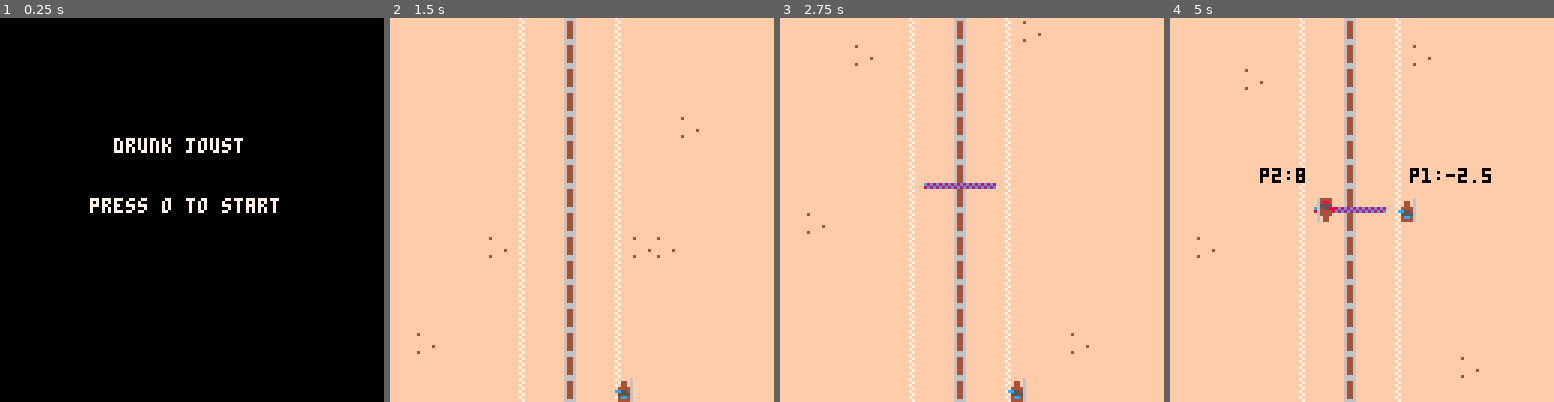
Above: before the commit, frames 1-4 (left to right).
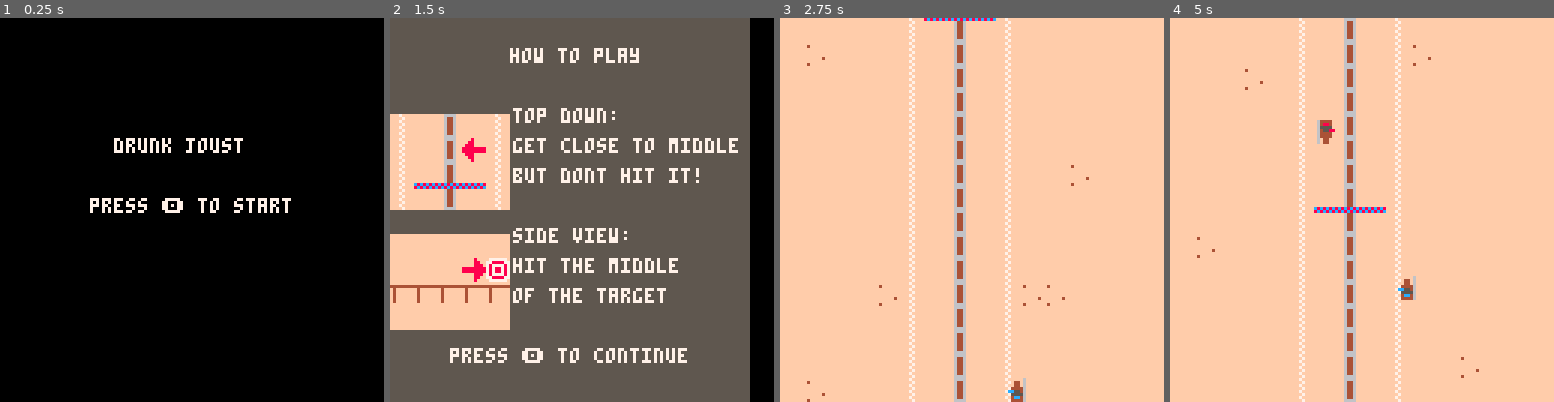
Above: after the commit, the same moments.

Repository: alstonStone/pico8_joust
Game: PICO-8 cartridge joust.p8
Two runs of this game, one before a commit and one after it. Both use one fixed random seed, a clock stepped at 60 frames per second and the inputs below.
Inputs:
- Up to frame 1 (0.25 s): no input
- Up to frame 2 (1.5 s): tap X (X key) at 0.33, 1.07 s; tap O (Z key) at 0.7 s
- Up to frame 3 (2.75 s): tap O (Z key) at 1.7, 2.1, 2.5 s; tap X (X key) at 1.85 s
- Up to frame 4 (5 s): tap O (Z key) every 0.4 s from 2.9 to 4.9 s; tap X (X key) at 2.97, 4.08 s

The runs differ from the first frame. In frame 1, 0.6% of the frame differs, in the area x 42-76%, y 46-51%; in frame 2, 87%, in the area x 0-100%, y 0-100%; in frame 3, 0.6%; in frame 4, 1.3%.

Commit message:
Added rules screen
added a screen to show the player the rules. I changed the time and display of the score on TD to make it more intuitive.

Diff:
--- a/joust.p8
+++ b/joust.p8
@@ -20,6 +20,8 @@
 		update_ts()
 	elseif state=="wait" then
 		update_wt()
+	elseif state=="rules" then
+		update_rules()
 	end
 end
 
@@ -33,6 +35,8 @@
 		draw_sb()
 	elseif state=="title" then
 		draw_ts()
+	elseif state=="rules" then
+		draw_rules()
 	end
 end
 
@@ -53,7 +57,7 @@
 	init_player_1_td()
 	p2_exists=false
 	camera_y=16
-	wait=1.5*60
+	wait=.5*60
 	scored=false
 end
 
@@ -98,8 +102,8 @@
 		draw_player_2_td()
 	end
 	if scored==true then
-		print("p2:"..p2_total_score,30,50,0)
-		print("p1:"..p1_total_score,80,50,0)
+		print(p2_total_score,30,50,0)
+		print(p1_total_score,80,50,0)
 	end
 end
 
@@ -109,8 +113,9 @@
 		add_scores_to_total(p1_td_score,p2_td_score)
 end
 
-function camers_follow()
-
+function draw_rules()
+	map(1,camera_y)
+	print("get close to the middle with out hitting the rail",20,63,0)
 end
 -->8
 --player 1 top down--
@@ -265,7 +270,6 @@
 function draw_p1_sv()
 	spr(frame,p1x,p1y,2,2)
 	d_lance()
-	print(lv)
 end
 
 
@@ -351,7 +355,6 @@
 
 function draw_sb()
 	cls()
-	map(19,19)
 	print(text_out_1,30,40,7)
 	print(winner.." wins!",50,60,7)
 	print("press o to restart",30,80,7)
@@ -366,17 +369,44 @@
 
 function update_ts()
 	if btnp(🅾️) then
+		state="rules"
+	end
+end
+
+
+function draw_ts()
+	cls()
+	print("drunk joust",38,40,7)
+	print("press 🅾️ to start",30,60,7)
+end
+-->8
+--rules--
+
+function update_rules()
+	if btnp(🅾️) then
 		state="top down"
 		init_td()
 	end
 end
 
-
-function draw_ts()
+function draw_rules()
 	cls()
-	map(19,19)
-	print("drunk joust",38,40,7)
-	print("press o to start",30,60,7)
+	map(18,18)
+	print_rules()
+end
+
+function print_rules()
+	print("how to play",40,10,7)
+
+	print("top down:",41,30,7)
+	print("get close to middle",41,40,7)
+	print("but dont hit it!",41,50,7)
+
+	print("side view:",41,70,7)
+	print("hit the middle",41,80,7)
+	print("of the target",41,90,7)
+
+	print("press 🅾️ to continue",20,110,7)
 end
 __gfx__
 0000000000000c660000000000000c660000000000000c66000000000066660000666600000000600000000000000000000000000000000d0000000000000000
@@ -395,14 +425,14 @@
 00000000004000000000400004000000000000400004000000004000555555550644440000000000000000000000000000000000000000000000000000000000
 00000000004000000000400004000000000000440000440000040000555555550604400000000000000000000000000000000000000000000000000000000000
 00000000004000000000400000400000000000000000000000400000000000000604400000000000000000000000000000000000000000000000000000000000
-ccccccccbbbbbbbbf777777fffffffff000000000000000000000000000000000000000000000000000000000000000000000000000000000000000000000000
-ccccccccbbbbbbbb77888877f4ffffff000000000000000000000000000000000000000000000000000000000000000000000000000000000000000000000000
-ccccccccbbbbbbbb78777787ffffffff000000000000000000000000000000000000000000000000000000000000000000000000000000000000000000000000
-ccccccccbbbbbbbb78788787ffffffff000000000000000000000000000000000000000000000000000000000000000000000000000000000000000000000000
-ccccccccbbbbbbbb78788787ffffffff000000000000000000000000000000000000000000000000000000000000000000000000000000000000000000000000
-ccccccccbbbbbbbb78777787ffffff4f000000000000000000000000000000000000000000000000000000000000000000000000000000000000000000000000
-ccccccccbbbbbbbb77888877ffffffff000000000000000000000000000000000000000000000000000000000000000000000000000000000000000000000000
-ccccccccbbbbbbbbf777777ff4ffffff000000000000000000000000000000000000000000000000000000000000000000000000000000000000000000000000
+ccccccccbbbbbbbbf777777ffffffffffff8ffffffff8fffa555555a555555550000000000000000000000000000000000000000000000000000000000000000
+ccccccccbbbbbbbb77888877f4ffffffff88ffffffff88ffa555555a555555550000000000000000000000000000000000000000000000000000000000000000
+ccccccccbbbbbbbb78777787fffffffff888ffffffff888fa555555a555555550000000000000000000000000000000000000000000000000000000000000000
+ccccccccbbbbbbbb78788787ffffffff8888888888888888a555555a555555550000000000000000000000000000000000000000000000000000000000000000
+ccccccccbbbbbbbb78788787ffffffff8888888888888888a555555a555555550000000000000000000000000000000000000000000000000000000000000000
+ccccccccbbbbbbbb78777787ffffff4ff888ffffffff888fa555555a555555550000000000000000000000000000000000000000000000000000000000000000
+ccccccccbbbbbbbb77888877ffffffffff88ffffffff88ffa555555a555555550000000000000000000000000000000000000000000000000000000000000000
+ccccccccbbbbbbbbf777777ff4fffffffff8ffffffff8fffa555555a555555550000000000000000000000000000000000000000000000000000000000000000
 ffffffffff6666fffff7ffff8c8c8c8cff6666ff8c8c8c8cfffffffffff7ffffffffffff00000000000000000000000000000000000000000000000000000000
 ffffffffff6446ffffff7fffff6446ffff6446ffffffffffffffffffffff7fff4444444400000000000000000000000000000000000000000000000000000000
 ffffffffff6446fffff7ffffff6446ffff6446fffffffffffffffffffff7fffff4ffffff00000000000000000000000000000000000000000000000000000000
@@ -443,7 +473,11 @@
 00000000000000000000000000000000000000000000000000000000000000000000000000000000000000000000000000000000000000000000000000000000
 00000000000000000000000000000000000000000000000000000000000000000000000000000000000000000000000000000000000000000000000000000000
 00000000000000000000000000000000000000000000000000000000000000000000000000000000000000000000000000000000000000000000000000000000
-03030303030323031303230303030303030000000000000000000000000000000000000000000000000000000000000000000000000000000000000000000000
+03030303030323031303230303030303030072727272727272727272727272727200000000000000000000000000000000000000000000000000000000000000
+00000000000000000000000000000000000000000000000000000000000000000000000000000000000000000000000000000000000000000000000000000000
+00000000000000000000000000000000000072727272727272727272727272727200000000000000000000000000000000000000000000000000000000000000
+00000000000000000000000000000000000000000000000000000000000000000000000000000000000000000000000000000000000000000000000000000000
+00000000000000000000000000000000000072727272727272727272727272727200000000000000000000000000000000000000000000000000000000000000
 __map__
 3030303030303230313032303030303030002020202020202020202020202020202000000000000000000000000000000000000000000000000000000000000000000000000000000000000000000000000000000000000000000000000000000000000000000000000000000000000000000000000000000000000000000000
 3030303030303230313032233030303030002020202020202020202020202020202000000000000000000000000000000000000000000000000000000000000000000000000000000000000000000000000000000000000000000000000000000000000000000000000000000000000000000000000000000000000000000000
@@ -463,19 +497,19 @@
 3030303030303230313032303030303030003030303030303030303030303030303000000000000000000000000000000000000000000000000000000000000000000000000000000000000000000000000000000000000000000000000000000000000000000000000000000000000000000000000000000000000000000000
 3030303030303230313032303030303030003030303030303030303030303030303000000000000000000000000000000000000000000000000000000000000000000000000000000000000000000000000000000000000000000000000000000000000000000000000000000000000000000000000000000000000000000000
 3030303030303230313032303030303030000000000000000000000000000000000000000000000000000000000000000000000000000000000000000000000000000000000000000000000000000000000000000000000000000000000000000000000000000000000000000000000000000000000000000000000000000000
-3030303030303230313032303030303030000000000000000000000000000000000000000000000000000000000000000000000000000000000000000000000000000000000000000000000000000000000000000000000000000000000000000000000000000000000000000000000000000000000000000000000000000000
-3030303030233230313032232330303030000000000000000000000000000000000000000000000000000000000000000000000000000000000000000000000000000000000000000000000000000000000000000000000000000000000000000000000000000000000000000000000000000000000000000000000000000000
-3030303030303230313032303030303030000000000000000000000000000000000000000000000000000000000000000000000000000000000000000000000000000000000000000000000000000000000000000000000000000000000000000000000000000000000000000000000000000000000000000000000000000000
-3030303030303230313032303030303030000000000000000000000000000000000000000000000000000000000000000000000000000000000000000000000000000000000000000000000000000000000000000000000000000000000000000000000000000000000000000000000000000000000000000000000000000000
-3030303030303230313032303030303030000000000000000000000000000000000000000000000000000000000000000000000000000000000000000000000000000000000000000000000000000000000000000000000000000000000000000000000000000000000000000000000000000000000000000000000000000000
-3030233030303230313032303030303030000000000000000000000000000000000000000000000000000000000000000000000000000000000000000000000000000000000000000000000000000000000000000000000000000000000000000000000000000000000000000000000000000000000000000000000000000000
-3030303030303230313032303030303030000000000000000000000000000000000000000000000000000000000000000000000000000000000000000000000000000000000000000000000000000000000000000000000000000000000000000000000000000000000000000000000000000000000000000000000000000000
-3030303030303230313032303030303030000000000000000000000000000000000000000000000000000000000000000000000000000000000000000000000000000000000000000000000000000000000000000000000000000000000000000000000000000000000000000000000000000000000000000000000000000000
-3030303030303230313032303030303030000000000000000000000000000000000000000000000000000000000000000000000000000000000000000000000000000000000000000000000000000000000000000000000000000000000000000000000000000000000000000000000000000000000000000000000000000000
-3030303030303230312332303030303030000000000000000000000000000000000000000000000000000000000000000000000000000000000000000000000000000000000000000000000000000000000000000000000000000000000000000000000000000000000000000000000000000000000000000000000000000000
-3030303030303230313032303030303030000000000000000000000000000000000000000000000000000000000000000000000000000000000000000000000000000000000000000000000000000000000000000000000000000000000000000000000000000000000000000000000000000000000000000000000000000000
-3030303030303230313032303030303030000000000000000000000000000000000000000000000000000000000000000000000000000000000000000000000000000000000000000000000000000000000000000000000000000000000000000000000000000000000000000000000000000000000000000000000000000000
-3030303030303230313032233030303030000000000000000000000000000000000000000000000000000000000000000000000000000000000000000000000000000000000000000000000000000000000000000000000000000000000000000000000000000000000000000000000000000000000000000000000000000000
-3030303030303230313032303030303030000000000000000000000000000000000000000000000000000000000000000000000000000000000000000000000000000000000000000000000000000000000000000000000000000000000000000000000000000000000000000000000000000000000000000000000000000000
-
-
+3030303030303230313032303030303030002727272727272727272727272727270000000000000000000000000000000000000000000000000000000000000000000000000000000000000000000000000000000000000000000000000000000000000000000000000000000000000000000000000000000000000000000000
+3030303030233230313032232330303030002727272727272727272727272727270000000000000000000000000000000000000000000000000000000000000000000000000000000000000000000000000000000000000000000000000000000000000000000000000000000000000000000000000000000000000000000000
+3030303030303230313032303030303030002727272727272727272727272727270000000000000000000000000000000000000000000000000000000000000000000000000000000000000000000000000000000000000000000000000000000000000000000000000000000000000000000000000000000000000000000000
+3030303030303230313032303030303030002727272727272727272727272727270000000000000000000000000000000000000000000000000000000000000000000000000000000000000000000000000000000000000000000000000000000000000000000000000000000000000000000000000000000000000000000000
+3030303030303230313032303030303030003230313032272727272727272727270000000000000000000000000000000000000000000000000000000000000000000000000000000000000000000000000000000000000000000000000000000000000000000000000000000000000000000000000000000000000000000000
+3030233030303230313032303030303030003230312432272727272727272727270000000000000000000000000000000000000000000000000000000000000000000000000000000000000000000000000000000000000000000000000000000000000000000000000000000000000000000000000000000000000000000000
+3030303030303230313032303030303030003236343632272727272727272727270000000000000000000000000000000000000000000000000000000000000000000000000000000000000000000000000000000000000000000000000000000000000000000000000000000000000000000000000000000000000000000000
+3030303030303230313032303030303030003235333532272727272727272727270000000000000000000000000000000000000000000000000000000000000000000000000000000000000000000000000000000000000000000000000000000000000000000000000000000000000000000000000000000000000000000000
+3030303030303230313032303030303030002727272727272727272727272727270000000000000000000000000000000000000000000000000000000000000000000000000000000000000000000000000000000000000000000000000000000000000000000000000000000000000000000000000000000000000000000000
+3030303030303230312332303030303030003030303030272727272727272727270000000000000000000000000000000000000000000000000000000000000000000000000000000000000000000000000000000000000000000000000000000000000000000000000000000000000000000000000000000000000000000000
+3030303030303230313032303030303030003030302522272727272727272727270000000000000000000000000000000000000000000000000000000000000000000000000000000000000000000000000000000000000000000000000000000000000000000000000000000000000000000000000000000000000000000000
+3030303030303230313032303030303030003838383838272727272727272727270000000000000000000000000000000000000000000000000000000000000000000000000000000000000000000000000000000000000000000000000000000000000000000000000000000000000000000000000000000000000000000000
+3030303030303230313032233030303030003030303030272727272727272727270000000000000000000000000000000000000000000000000000000000000000000000000000000000000000000000000000000000000000000000000000000000000000000000000000000000000000000000000000000000000000000000
+3030303030303230313032303030303030002727272727272727272727272727270000000000000000000000000000000000000000000000000000000000000000000000000000000000000000000000000000000000000000000000000000000000000000000000000000000000000000000000000000000000000000000000
+
+
